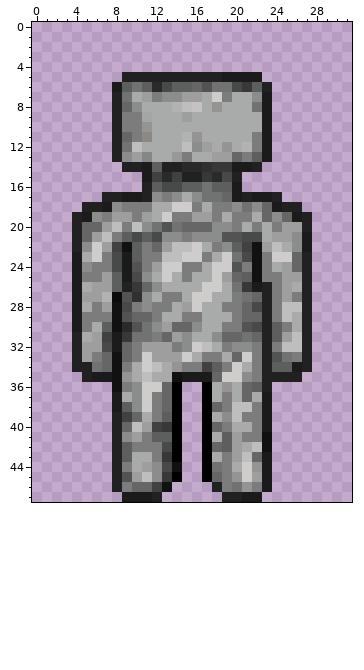
One commit to this pixel-art sprite: assets/enemies/tilted_golem_textures/back2.png. Above: the version before the commit.
The file is 32x48 pixels. Colours within 5 levels of each other are drawn and written as one.
And afterwards:
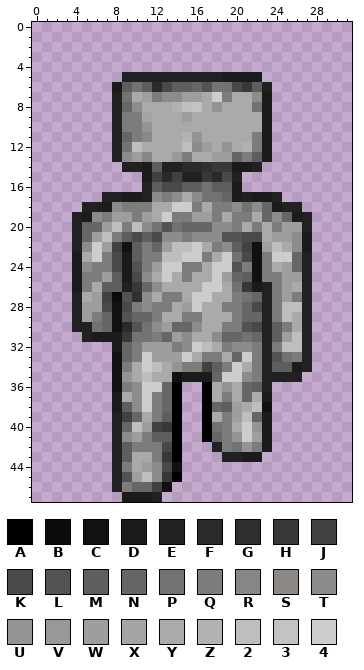
Palette (. is transparent): A #000000  B #0b0b0b  C #111111  D #1b1b1b  E #212121  F #2a2a2a  G #303030  H #383838  J #414141  K #484949  L #545353  M #5d5e5e  N #666666  P #717373  Q #7d7c7c  R #858686  S #8c8885  T #8b8c8c  U #959493  V #979999  W #9e9e9e  X #a4a5a5  Y #a9abab  Z #b1b3b3  2 #bebebe  3 #c5c3c2  4 #cfcdcc
Changes in this commit:
y 26: x 5..7 YWW -> QYM
y 27: x 4..5 DW -> EY; x 7 Z -> J
y 28: x 4..7 DYQW -> EWWK
y 29: x 4..5 DQ -> EW; x 7 Q -> N
y 30: x 4..7 DQYM -> EEPN
y 31: x 4..7 EYWJ -> .EDD
y 32: x 4..7 EWWK -> ....
y 33: x 4..7 EWQN -> ....
y 34: x 4..7 EEPN -> ....
y 35: x 5..7 EDD -> ...
y 38: x 19..23 Q22QD -> MWY2C
y 39: x 19..22 T2QQ -> QW2N
y 40: x 18 N -> P; x 21..22 YQ -> 4U
y 41: x 18..23 YMWQQC -> NQU4WD
y 42: x 17..23 ANMWY2C -> .EQPUQD
y 43: x 17..23 AYQW2ND -> ..EEDD.
y 44: x 17..23 APQY4UD -> .......
y 45: x 17..23 ANQU4WD -> .......
y 46: x 18..23 EQPUQD -> ......
y 47: x 19..22 EEDD -> ....
Changed places in both pictures, as pixel boxes (x1, y1, x2, y2):
changed: (72, 282, 112, 382)
changed: (202, 402, 272, 502)
